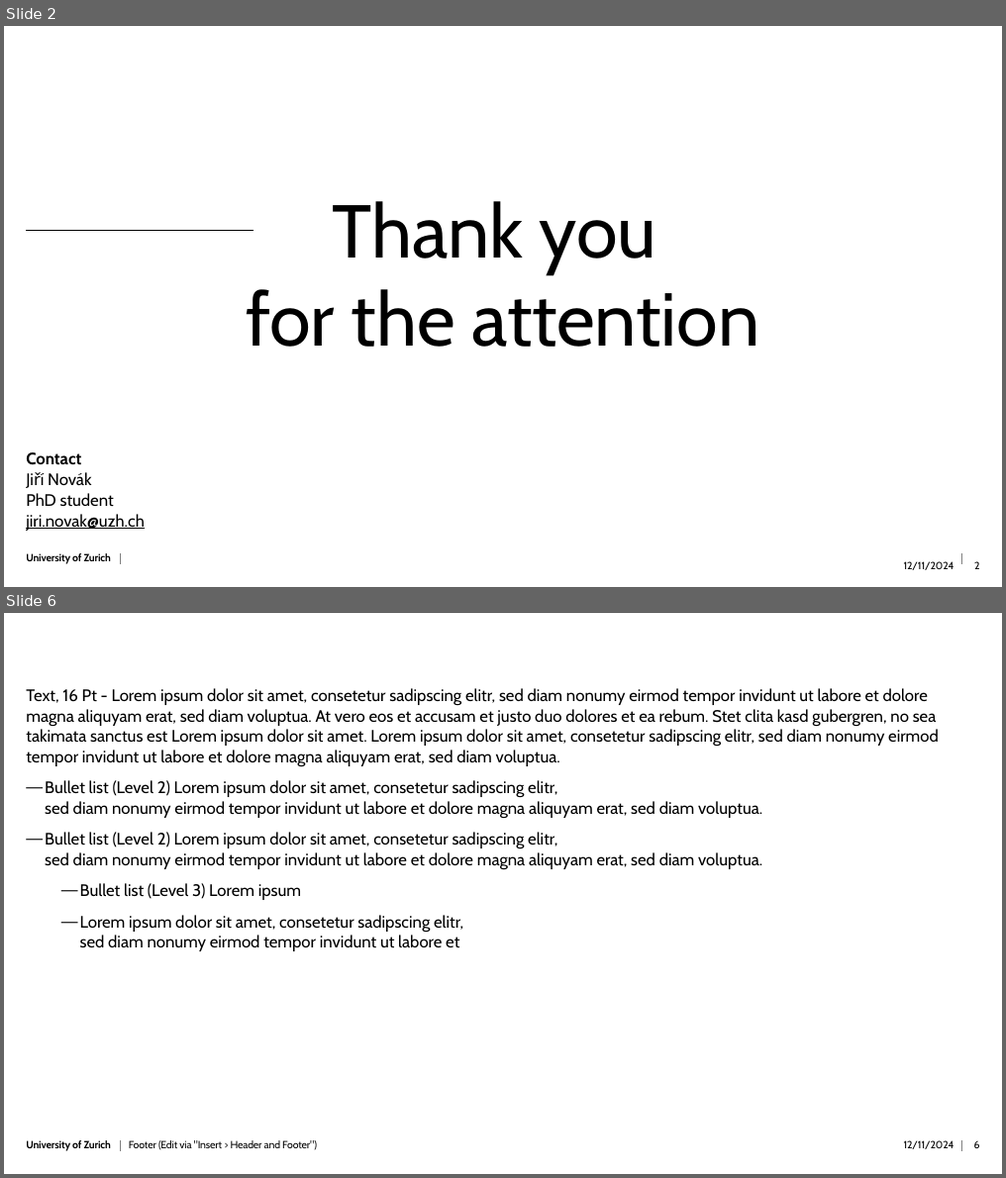
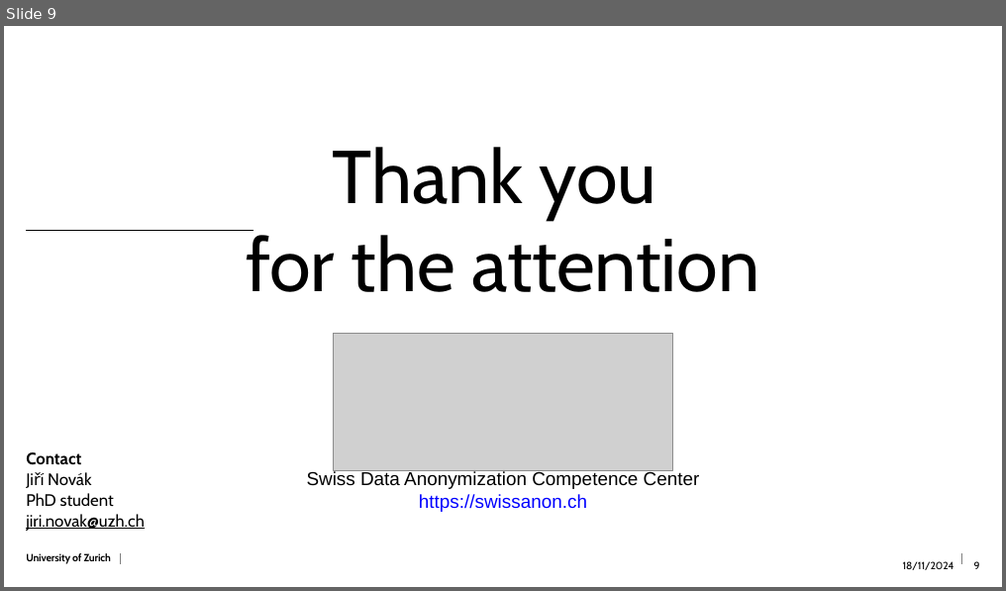
Before and after one commit to Kyoshido/2024_11-Python-project-Data-anonymization, a slide deck: Presentation/Presentation.pptx. Shown one above the other, each under a label of ours: slides 2 and 6 before the commit, slide 9 after it; the slides between them are not shown. The pictures are 1006x1178 and 1006x591 pixels, drawn with LibreOffice and Linux fonts; fonts in the diff are those of the drawing; grey boxes stand for pictures; background and template pictures are left out. Boxes give left, top, right and bottom in pixels: in the first picture for what was removed or moved away, otherwise in the second. Text is boxed around its words. In the diff, an @@ line names an element or a change of style, - is before the commit and + after.

```diff
--- a/Presentation/Presentation.pptx
+++ b/Presentation/Presentation.pptx
@@ slide 6 removed at box(4, 613, 1002, 1174), background #FFFFFF; not listed: 3 template elements that a slide beside it also shows @@
@@ text removed at box(26, 688, 939, 952) @@
-Text, 16 Pt - Lorem ipsum dolor sit amet, consetetur sadipscing elitr, sed diam nonumy eirmod tempor invidunt ut labore et dolore magna aliquyam erat, sed diam voluptua. At vero eos et accusam et justo duo dolores et ea rebum. Stet clita kasd gubergren, no sea takimata sanctus est Lorem ipsum dolor sit amet. Lorem ipsum dolor sit amet, consetetur sadipscing elitr, sed diam nonumy eirmod tempor invidunt ut labore et dolore magna aliquyam erat, sed diam voluptua.
-  ― Bullet list (Level 2) Lorem ipsum dolor sit amet, consetetur sadipscing elitr,
-    sed diam nonumy eirmod tempor invidunt ut labore et dolore magna aliquyam erat, sed diam voluptua.
-  ― Bullet list (Level 2) Lorem ipsum dolor sit amet, consetetur sadipscing elitr,
-    sed diam nonumy eirmod tempor invidunt ut labore et dolore magna aliquyam erat, sed diam voluptua.
-    ― Bullet list (Level 3) Lorem ipsum
-    ― Lorem ipsum dolor sit amet, consetetur sadipscing elitr,
-      sed diam nonumy eirmod tempor invidunt ut labore et
@@ text removed at box(129, 1141, 317, 1151) @@
-Footer (Edit via "Insert > Header and Footer")
@@ text removed at box(904, 1141, 954, 1150) @@
-12/11/2024
@@ page number removed at box(974, 1141, 980, 1149) @@
-6
@@ what was slide 2 is now slide 9 @@
@@ slide 9 changed as well @@
@@ text "Thank you": place and size @@
-text "Thank you" at box(246, 201, 760, 347)
+text "Thank you" at box(246, 147, 760, 292)
@@ picture added at box(334, 334, 673, 471) @@
@@ text added at box(307, 471, 700, 512), 18 pt, text #000000 @@
+Swiss Data Anonymization Competence Center
+https://swissanon.ch
@@ text at box(903, 562, 954, 570): text changed @@
-12/11/2024
+18/11/2024
@@ page number at box(974, 562, 980, 570): text changed @@
-2
+9
```
Also in this commit, not shown: 1 other slide changed, 7 slides added, 4 other slides removed, 2 other files.
